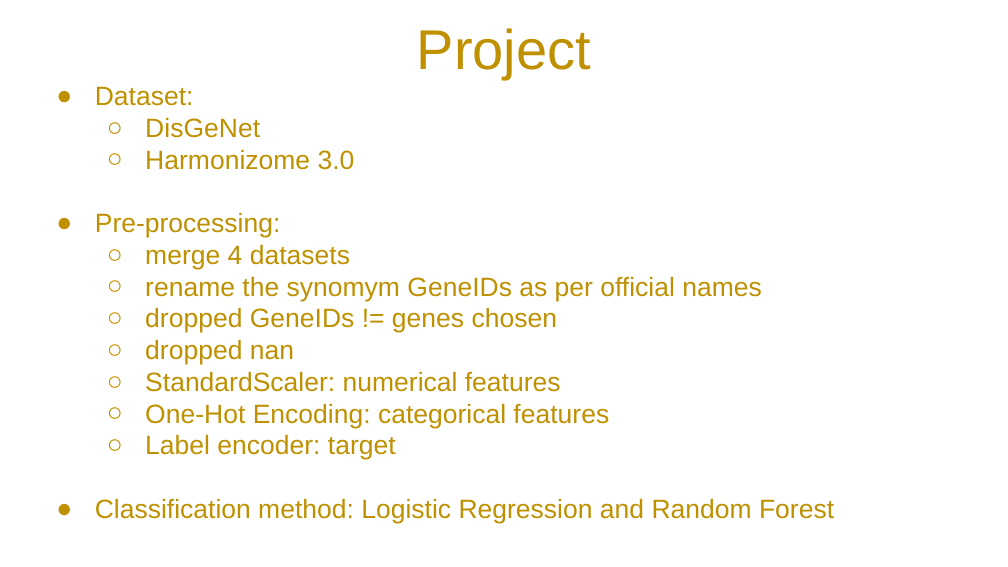
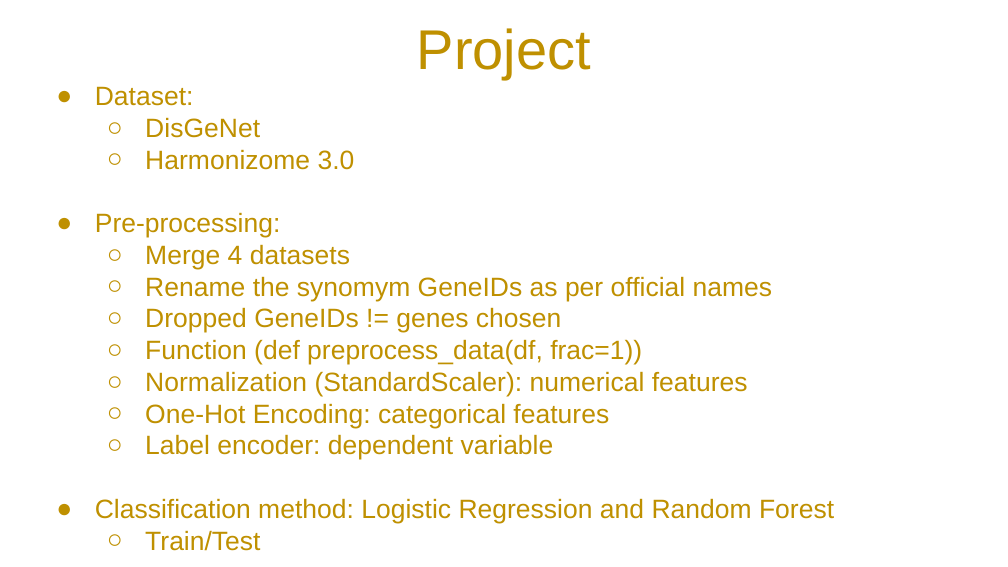
Before and after one commit to TerezaRosier/Prediction-of-Breast-Cancer-Related-Genes-Proteins-Using-Machine-Learning, a slide deck: slide 3 of BREAST CANCER - final.pptx. Drawn at 1008x567 pixels with LibreOffice and Linux fonts; fonts in the diff are those of the drawing; background and template pictures are left out. Boxes give left, top, right and bottom in pixels: in the first picture for what was removed or moved away, otherwise in the second. Text is boxed around its words. In the diff, an @@ line names an element or a change of style, - is before the commit and + after.

```diff
--- a/BREAST CANCER - final.pptx
+++ b/BREAST CANCER - final.pptx
@@ title at box(145, 244, 773, 397): text changed @@
-  ○ merge 4 datasets
-  ○ rename the synomym GeneIDs as per official names
-  ○ dropped GeneIDs != genes chosen
-  ○ dropped nan
-  ○ StandardScaler: numerical features
+  ○ Merge 4 datasets
+  ○ Rename the synomym GeneIDs as per official names
+  ○ Dropped GeneIDs != genes chosen
+  ○ Function (def preprocess_data(df, frac=1))
+  ○ Normalization (StandardScaler): numerical features
@@ title at box(145, 434, 554, 460): text changed @@
-  ○ Label encoder: target
+  ○ Label encoder: dependent variable
@@ title at box(145, 530, 260, 551): paragraph added @@
+  ○ Train/Test
```
Also in this commit, not shown: 4 other slides changed, 2 slides added.
